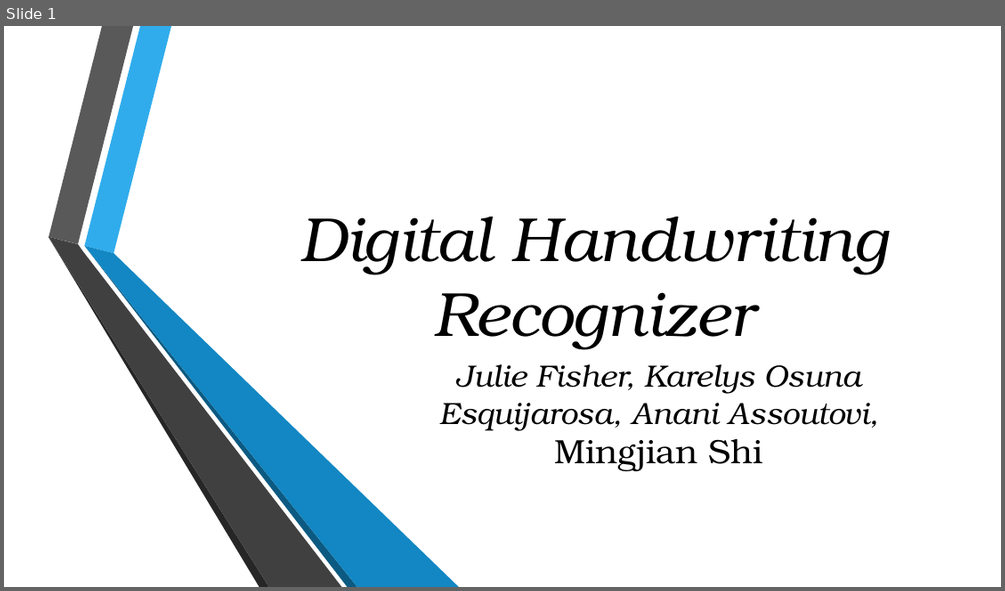
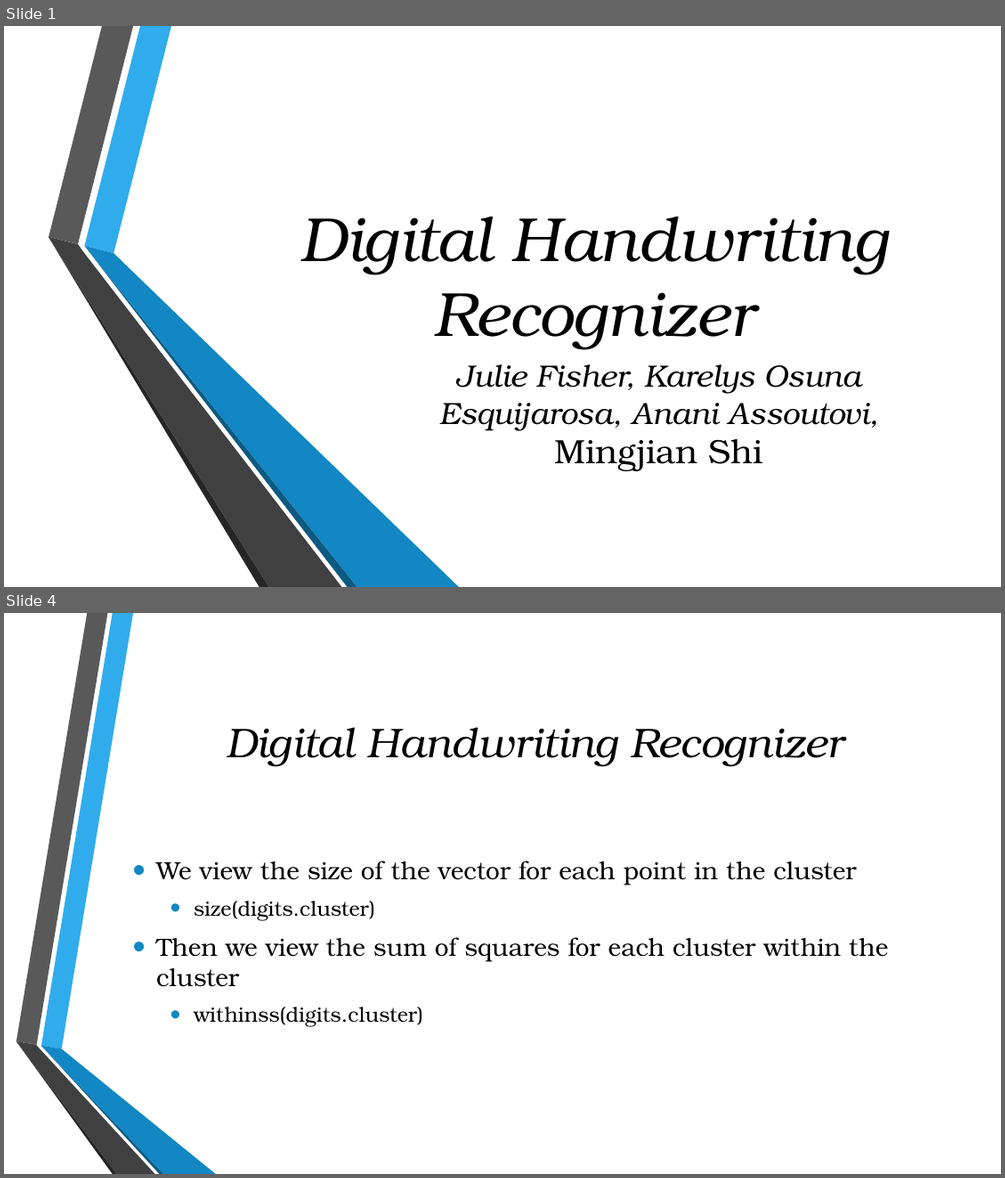
Before and after one commit to julielinx/Final-_Project, a slide deck: Presentation1.pptx. Shown one above the other, each under a label of ours: slide 1 before the commit, slides 1 and 4 after it; the slides between them are not shown. The pictures are 1005x591 and 1005x1178 pixels, drawn with LibreOffice and Linux fonts; fonts in the diff are those of the drawing; background and template pictures are left out. Boxes give left, top, right and bottom in pixels: in the first picture for what was removed or moved away, otherwise in the second. Text is boxed around its words. In the diff, an @@ line names an element or a change of style, - is before the commit and + after.

```diff
--- a/Presentation1.pptx
+++ b/Presentation1.pptx
@@ slide 4 added at [4,613,1001,1174], background picture (left out) @@
@@ title added at [226,727,843,767], 40 pt, text #000000, italic @@
+Digital Handwriting Recognizer
@@ text added at [156,860,888,1027], 24 pt, text #000000 @@
+• We view the size of the vector for each point in the cluster
+  • size(digits.cluster)
+• Then we view the sum of squares for each cluster within the cluster
+  • withinss(digits.cluster)
@@ group added at [16,613,216,1174]: 6 freeform shapes @@
```
Also in this commit, not shown: 2 other slides added.
